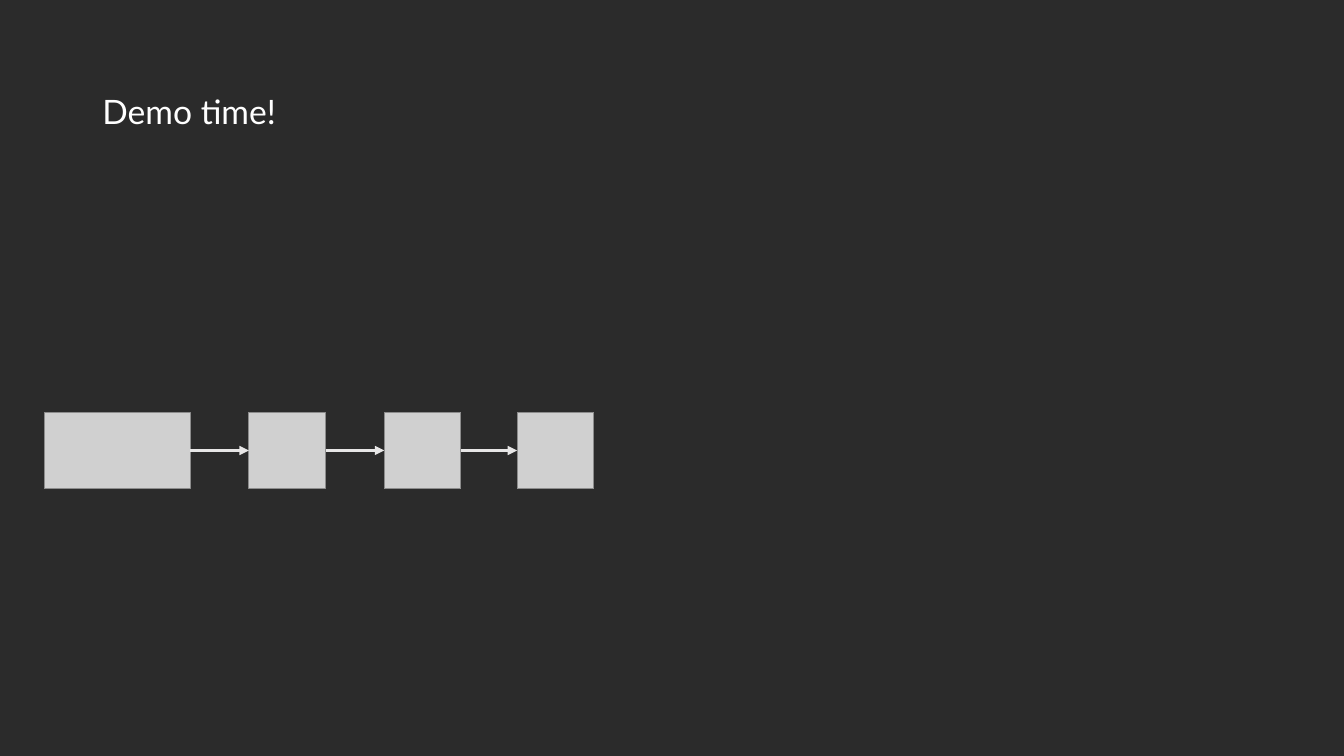
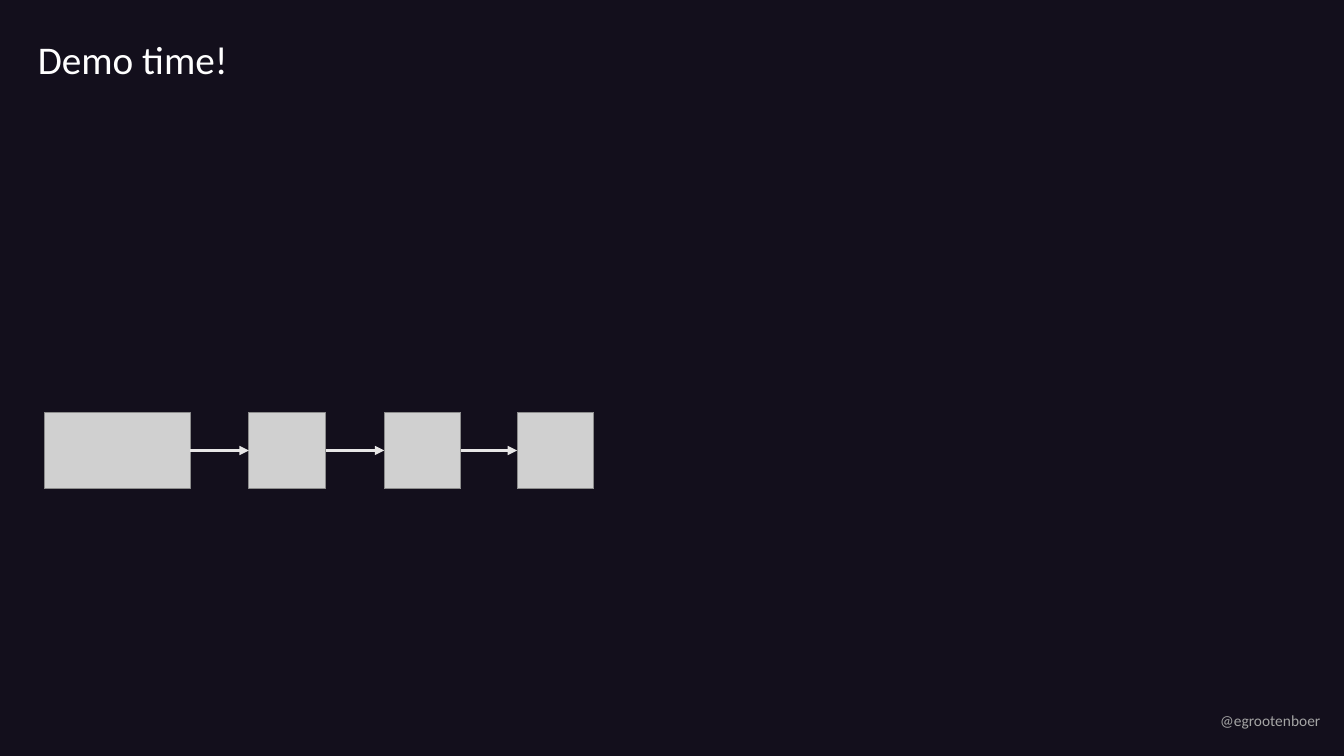
Before and after one commit to EldertGrootenboer/Implementing-an-Event-Sourcing-strategy-on-Azure, a slide deck: slide 17 of Implementing an Event Sourcing strategy on Azure.pptx (slide 16 before the commit). Drawn at 1344x756 pixels with LibreOffice and Linux fonts; fonts in the diff are those of the drawing; grey boxes stand for pictures; background and template pictures are left out; a plain dark background stands for a picture behind light text. Boxes give left, top, right and bottom in pixels: in the first picture for what was removed or moved away, otherwise in the second. Text is boxed around its words. In the diff, an @@ line names an element or a change of style, - is before the commit and + after.

```diff
--- a/Implementing an Event Sourcing strategy on Azure.pptx
+++ b/Implementing an Event Sourcing strategy on Azure.pptx
@@ background picture (left out) to #130F1C @@
@@ title "Demo time!": place and size @@
-title "Demo time!" at (102,99,276,125)
+title "Demo time!" at (38,47,227,75)
@@ title "Demo time!" at (38,47,227,75): size 24 to 28 pt, font Lato to Calibri @@
@@ text added at (1220,715,1320,729), 11 pt, text #A5A5A5 @@
+@egrootenboer
```
Also in this commit, not shown: 31 other slides changed, 1 slide added.
